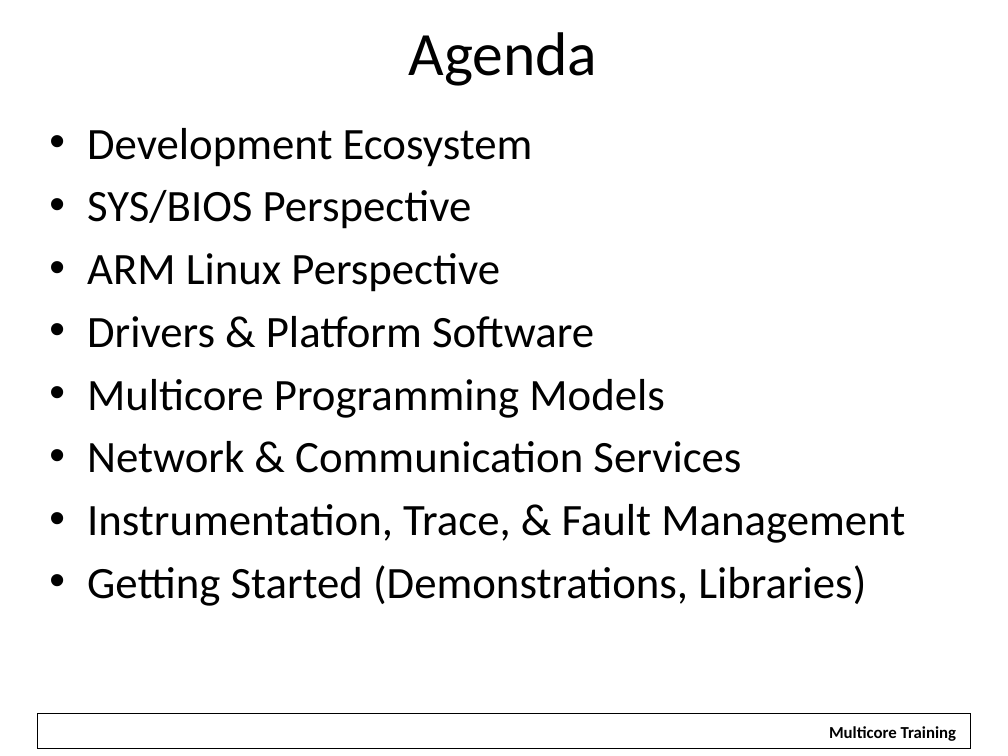
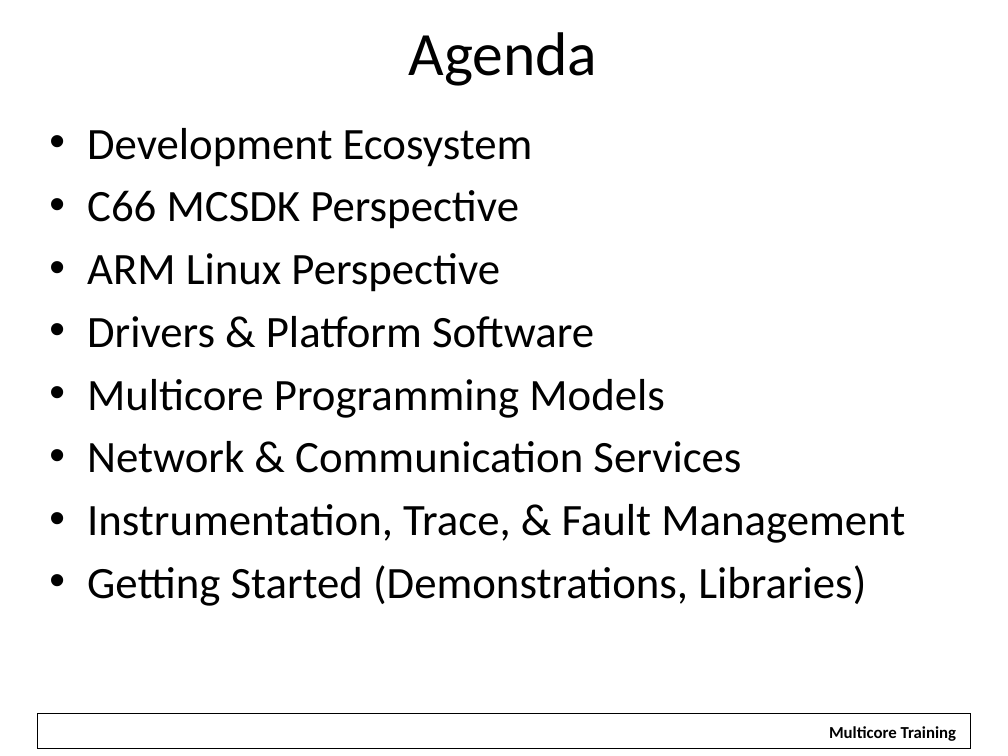
Before and after one commit to hari1989/keystone-workshop, a slide deck: slide 2 of preliminary/Working/presentations/KS1-2 SW Overview.pptx. Drawn at 1008x756 pixels with LibreOffice and Linux fonts; fonts in the diff are those of the drawing; background and template pictures are left out. Boxes give left, top, right and bottom in pixels: in the first picture for what was removed or moved away, otherwise in the second. Text is boxed around its words. In the diff, an @@ line names an element or a change of style, - is before the commit and + after.

Commit message:
More changes,  move from BIOS prospective to C66 MCSDK prospective

```diff
--- a/preliminary/Working/presentations/KS1-2 SW Overview.pptx
+++ b/preliminary/Working/presentations/KS1-2 SW Overview.pptx
@@ text at [87,190,519,229]: text changed @@
-• SYS/BIOS Perspective
+• C66 MCSDK Perspective
```
Also in this commit, not shown: 20 other slides changed, 1 slide removed.
